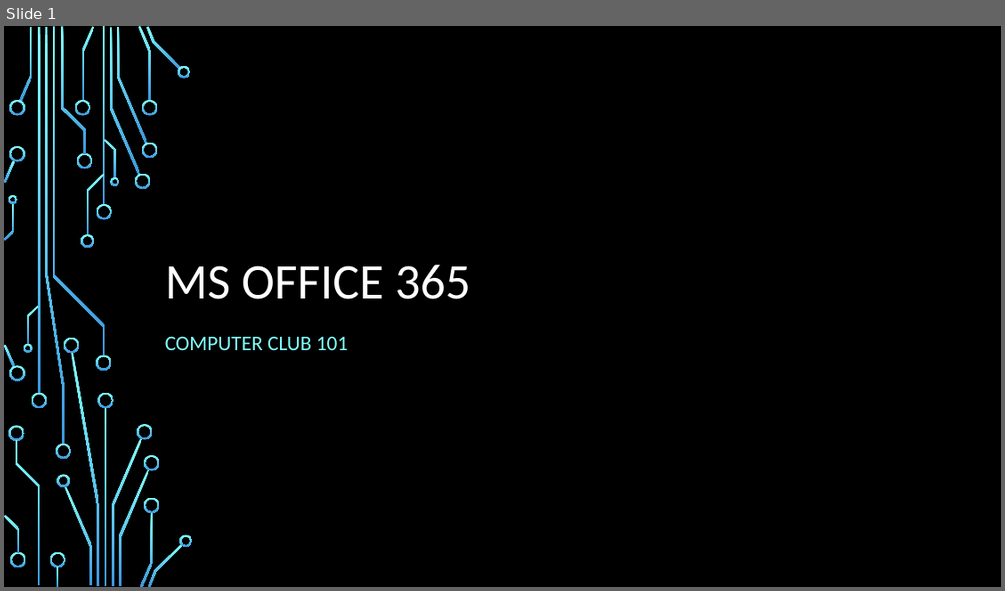
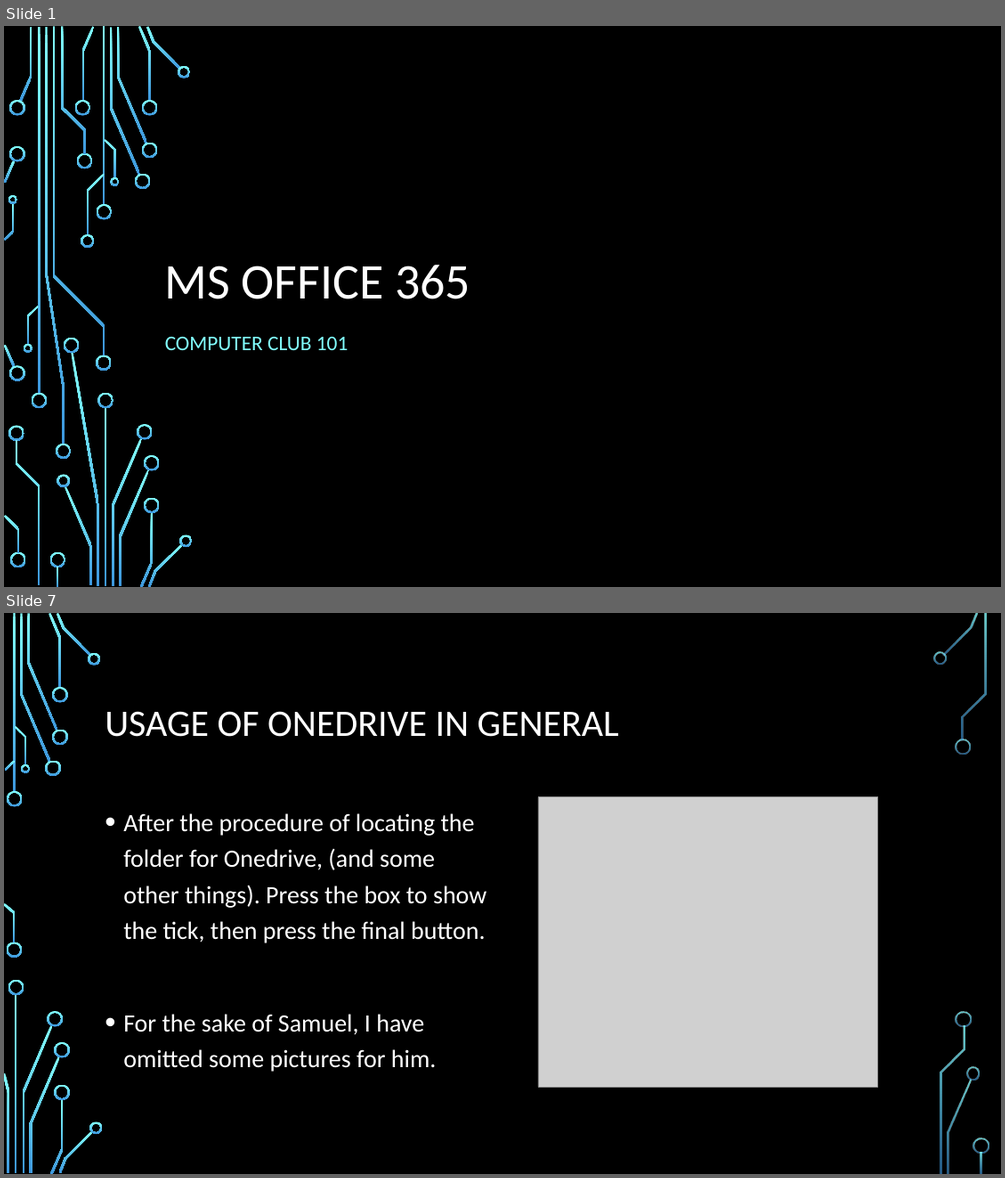
Before and after one commit to HIS-Computer-Club/MSOffice, a slide deck: MSOffice.pptx. Shown one above the other, each under a label of ours: slide 1 before the commit, slides 1 and 7 after it; the slides between them are not shown. The pictures are 1005x591 and 1005x1178 pixels, drawn with LibreOffice and Linux fonts; fonts in the diff are those of the drawing; grey boxes stand for pictures; background and template pictures are left out. Boxes give left, top, right and bottom in pixels: in the first picture for what was removed or moved away, otherwise in the second. Text is boxed around its words. In the diff, an @@ line names an element or a change of style, - is before the commit and + after.

Commit message:
Onedrive Usage

```diff
--- a/MSOffice.pptx
+++ b/MSOffice.pptx
@@ slide 7 added at (4,613,1001,1174), background picture (left out) @@
@@ title added at (105,711,619,737), 36 pt, text #FFFFFF @@
+USAGE OF ONEDRIVE IN GENERAL
@@ picture added at (538,797,878,1086) @@
@@ text added at (123,813,486,1071), 24 pt, text #FFFFFF @@
+• After the procedure of locating the folder for Onedrive, (and some other things). Press the box to show the tick, then press the final button.
+• For the sake of Samuel, I have omitted some pictures for him.
@@ group added at (4,613,989,1174): 33 freeform shapes, 3 rectangles @@
```
Also in this commit, not shown: 5 other slides added.
